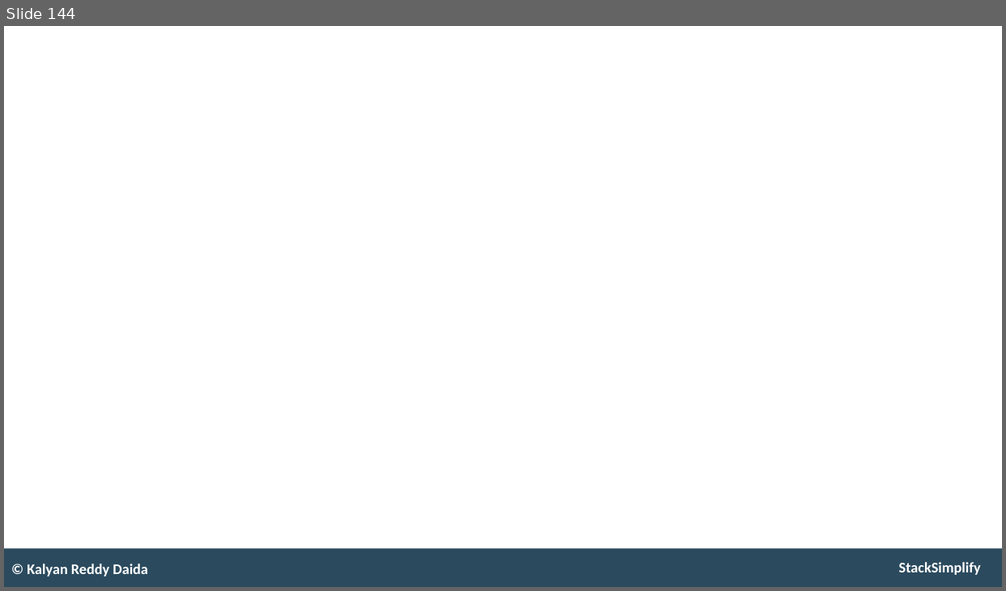
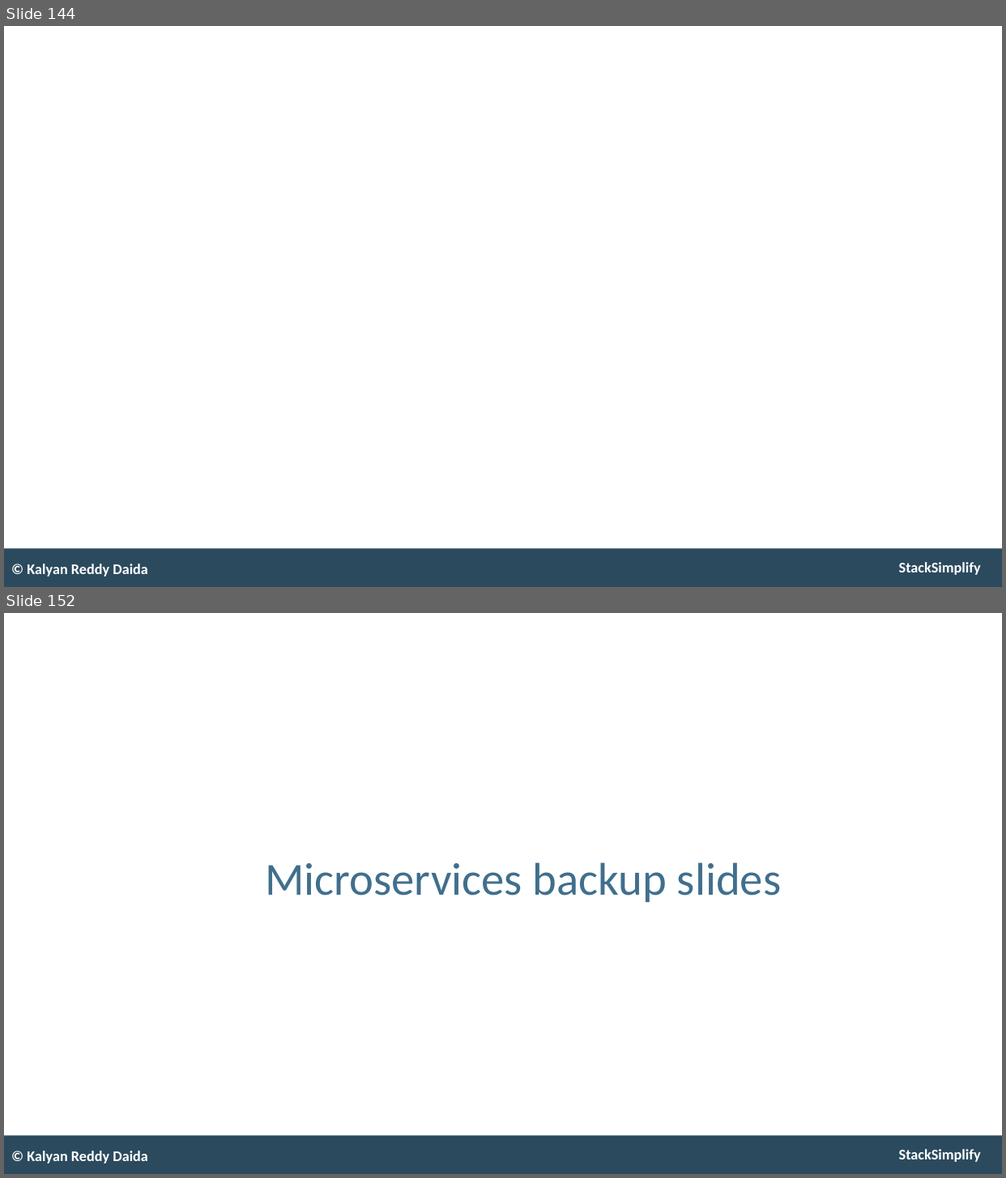
Before and after one commit to talvionyx/aws-eks-kubernetes-masterclass, a slide deck: presentation/AWS-Fargate-and-EKS-Masterclass.pptx. Shown one above the other, each under a label of ours: slide 144 before the commit, slides 144 and 152 after it; the slides between them are not shown. The pictures are 1006x591 and 1006x1178 pixels, drawn with LibreOffice and Linux fonts; fonts in the diff are those of the drawing. Boxes give left, top, right and bottom in pixels: in the first picture for what was removed or moved away, otherwise in the second. Text is boxed around its words. In the diff, an @@ line names an element or a change of style, - is before the commit and + after.

```diff
--- a/presentation/AWS-Fargate-and-EKS-Masterclass.pptx
+++ b/presentation/AWS-Fargate-and-EKS-Masterclass.pptx
@@ slide 152 added at <box>4,613,1002,1174</box>, background #FFFFFF; not listed: 2 template elements that a slide beside it also shows @@
@@ title added at <box>265,862,781,902</box>, 53 pt, text #406F8D @@
+Microservices backup slides
@@ text added at <box>27,1151,148,1164</box>, 17 pt, text #FFFFFF, bold @@
+© Kalyan Reddy Daida
```
Also in this commit, not shown: 32 other slides added.
